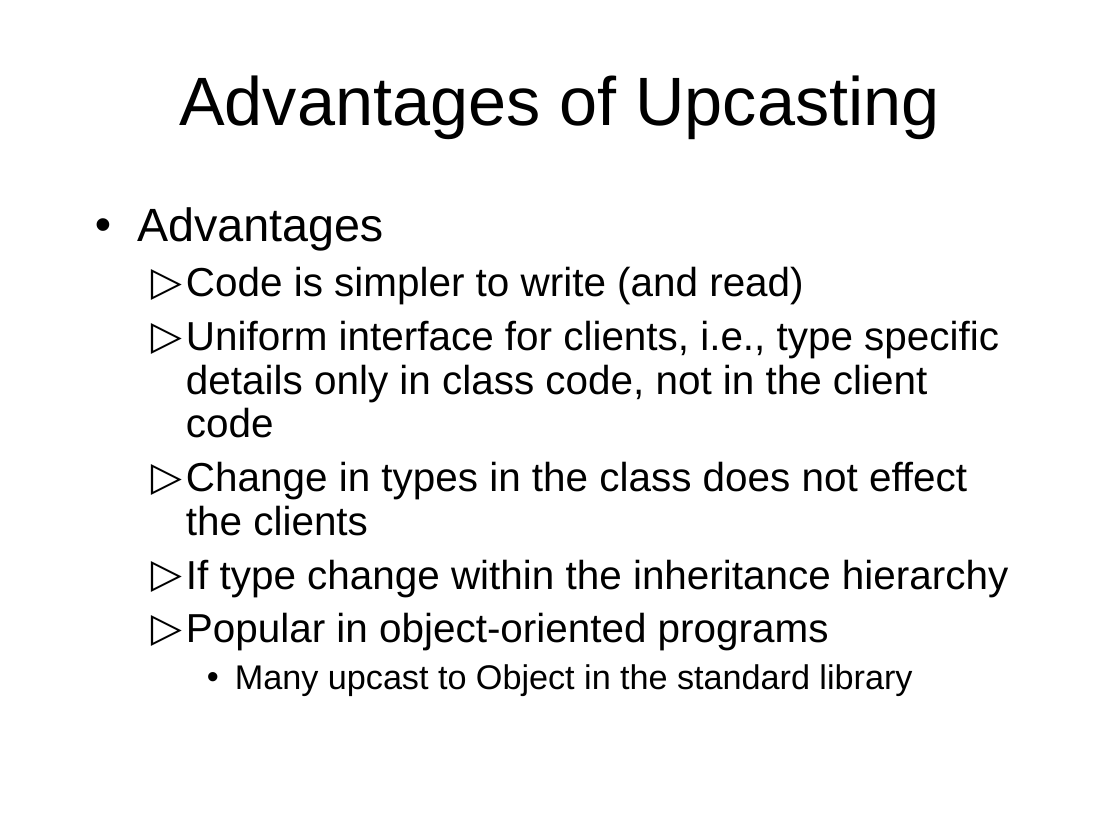
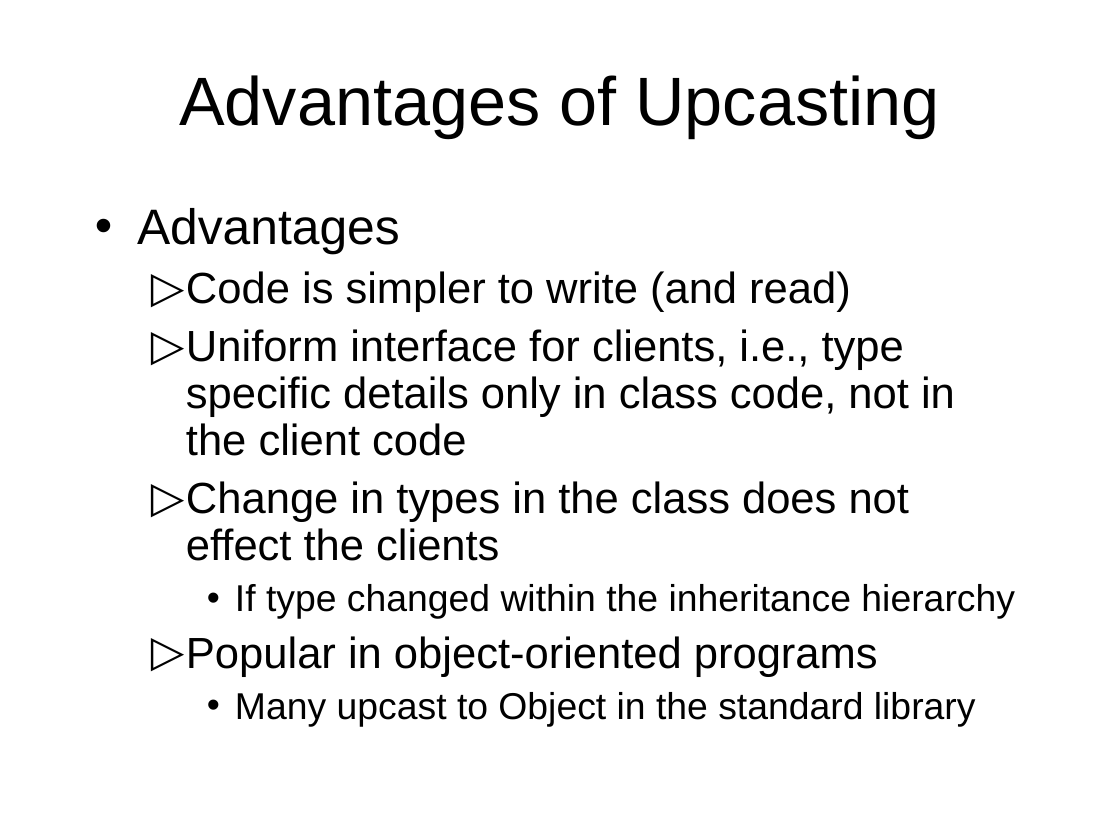
Before and after one commit to octaviordz/zjnu2017.github.io, a slide deck: slide 16 of OOP/lectures/050--Polymorphism.ppt (slide 6 before the commit). Drawn at 1120x840 pixels with LibreOffice and Linux fonts; fonts in the diff are those of the drawing. Boxes give left, top, right and bottom in pixels: in the first picture for what was removed or moved away, otherwise in the second. Text is boxed around its words. In the diff, an @@ line names an element or a change of style, - is before the commit and + after.

```diff
--- a/OOP/lectures/050--Polymorphism.ppt
+++ b/OOP/lectures/050--Polymorphism.ppt
@@ text at <box>137,208,976,727</box>: size 30 to 32 pt in "Advantages"; size 26 to 28 pt in "Code is simpler to write (and read)", "Uniform interface for clients, i.e., type specific ...", "Change in types in the class does ...", "Popular in object-oriented programs"; size 22 to 24 pt in "Many upcast to Object in the standard ..." @@
@@ text at <box>235,584,1015,619</box>: text changed; size 26 to 24 pt @@
-  ▷ If type change within the inheritance hierarchy
+    • If type changed within the inheritance hierarchy
```
Also in this commit, not shown: 8 other slides changed, 20 slides added, 2 other files.
